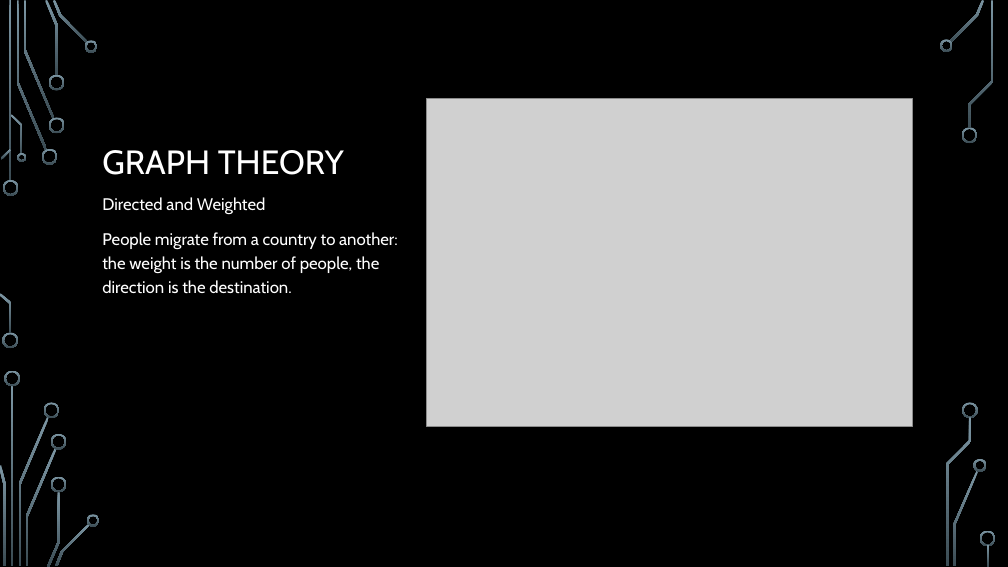
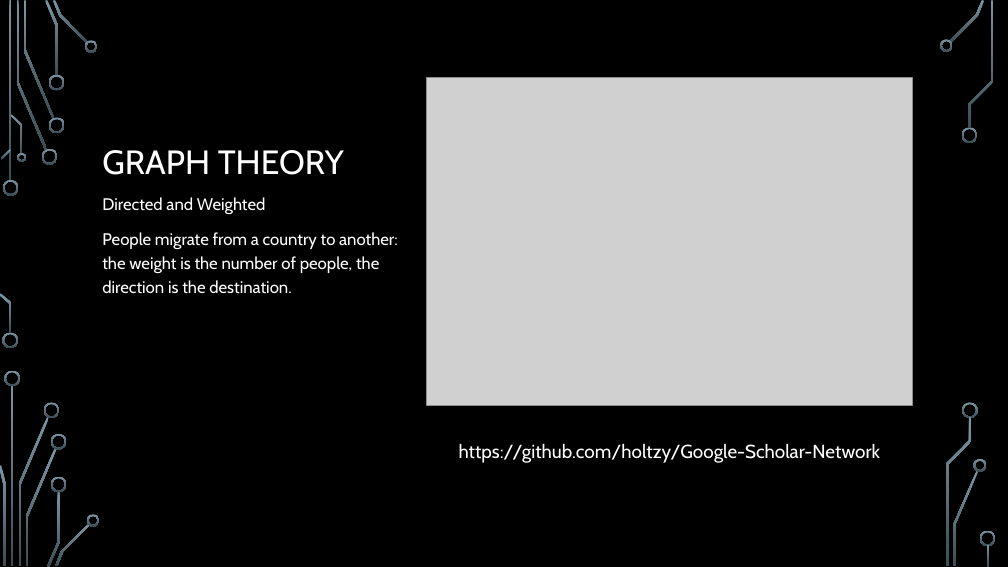
Before and after one commit to intro-to-data-science-22-workshop/07-network-graphs-adbdelsalam-dornelles, a slide deck: slide 7 of presentation.pptx (slide 8 before the commit). Drawn at 1008x567 pixels with LibreOffice and Linux fonts; fonts in the diff are those of the drawing; grey boxes stand for pictures; background and template pictures are left out. Boxes give left, top, right and bottom in pixels: in the first picture for what was removed or moved away, otherwise in the second. Text is boxed around its words. In the diff, an @@ line names an element or a change of style, - is before the commit and + after.

```diff
--- a/presentation.pptx
+++ b/presentation.pptx
@@ picture: place and size @@
-picture at box(426, 99, 913, 426)
+picture at box(426, 78, 913, 405)
@@ text added at box(459, 443, 880, 463), 18 pt, text #FFFFFF @@
+https://github.com/holtzy/Google-Scholar-Network
```
Also in this commit, not shown: 3 other slides changed, 5 slides added, 1 slide removed, 2 other files.
